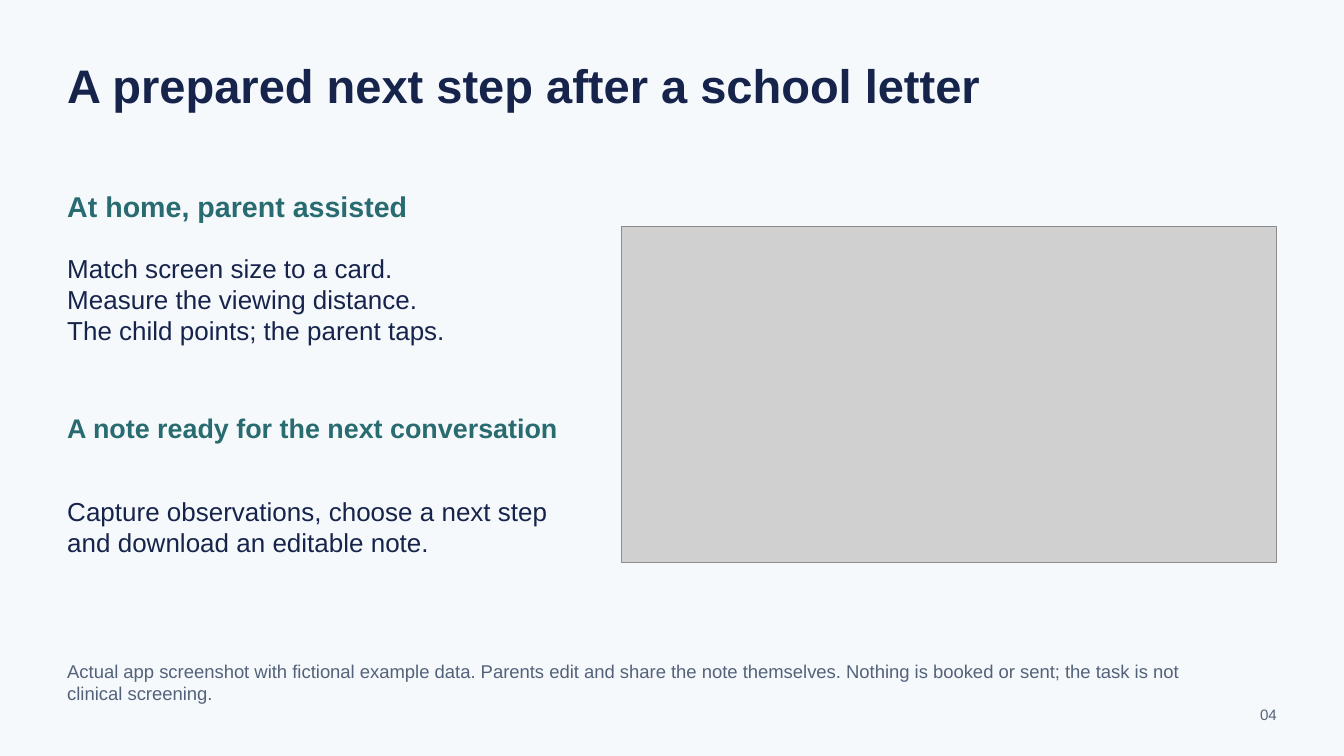
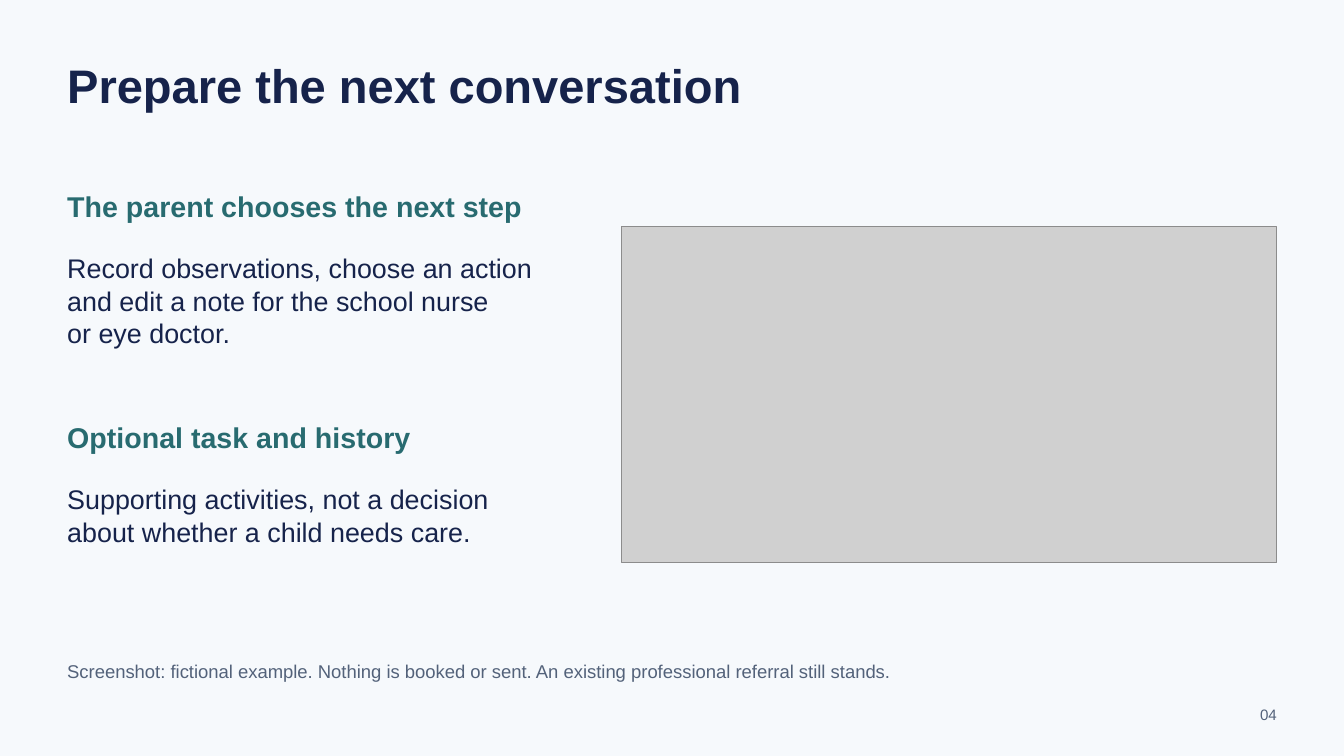
Before and after one commit to haydn-s/focal-technologies, a slide deck: slide 4 of docs/presentations/executive-pitch/Focal Family Executive Pitch - Final 12min.pptx. Drawn at 1344x756 pixels with LibreOffice and Linux fonts; fonts in the diff are those of the drawing; grey boxes stand for pictures. Boxes give left, top, right and bottom in pixels: in the first picture for what was removed or moved away, otherwise in the second. Text is boxed around its words. In the diff, an @@ line names an element or a change of style, - is before the commit and + after.

```diff
--- a/docs/presentations/executive-pitch/Focal Family Executive Pitch - Final 12min.pptx
+++ b/docs/presentations/executive-pitch/Focal Family Executive Pitch - Final 12min.pptx
@@ text at bbox=[67, 69, 742, 113]: text changed @@
-A prepared next step after a school letter
+Prepare the next conversation
@@ text at bbox=[67, 196, 522, 223]: text changed @@
-At home, parent assisted
+The parent chooses the next step
@@ text at bbox=[67, 258, 532, 348]: text changed; size 23.2 to 24 pt @@
-Match screen size to a card.
-Measure the viewing distance.
-The child points; the parent taps.
+Record observations, choose an action
+and edit a note for the school nurse
+or eye doctor.
@@ text at bbox=[67, 427, 410, 454]: text changed; size 24 to 25.5 pt @@
-A note ready for the next conversation
+Optional task and history
@@ text at bbox=[67, 489, 489, 543]: text changed; size 23.2 to 24 pt @@
-Capture observations, choose a next step and download an editable note.
+Supporting activities, not a decision
+about whether a child needs care.
@@ text at bbox=[67, 664, 890, 682]: text changed @@
-Actual app screenshot with fictional example data. Parents edit and share the note themselves. Nothing is booked or sent; the task is not clinical screening.
+Screenshot: fictional example. Nothing is booked or sent. An existing professional referral still stands.
```
Also in this commit, not shown: 18 other slides changed, 10 other files.
